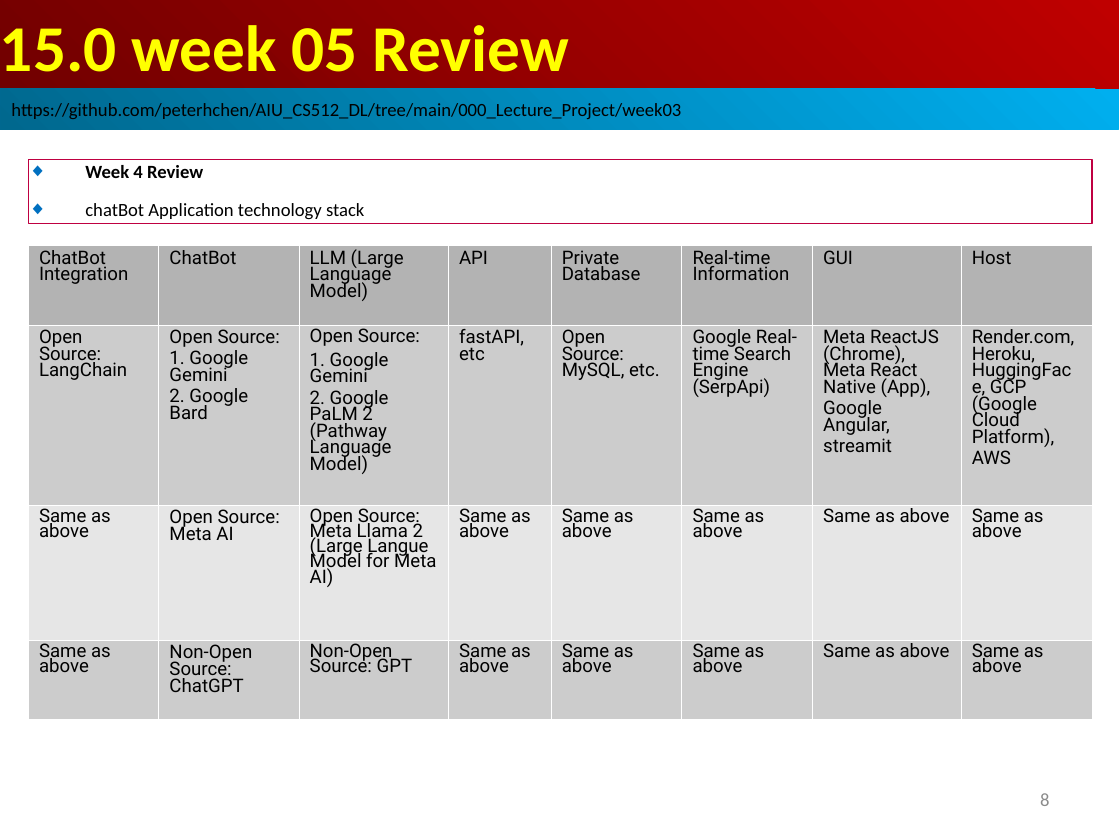
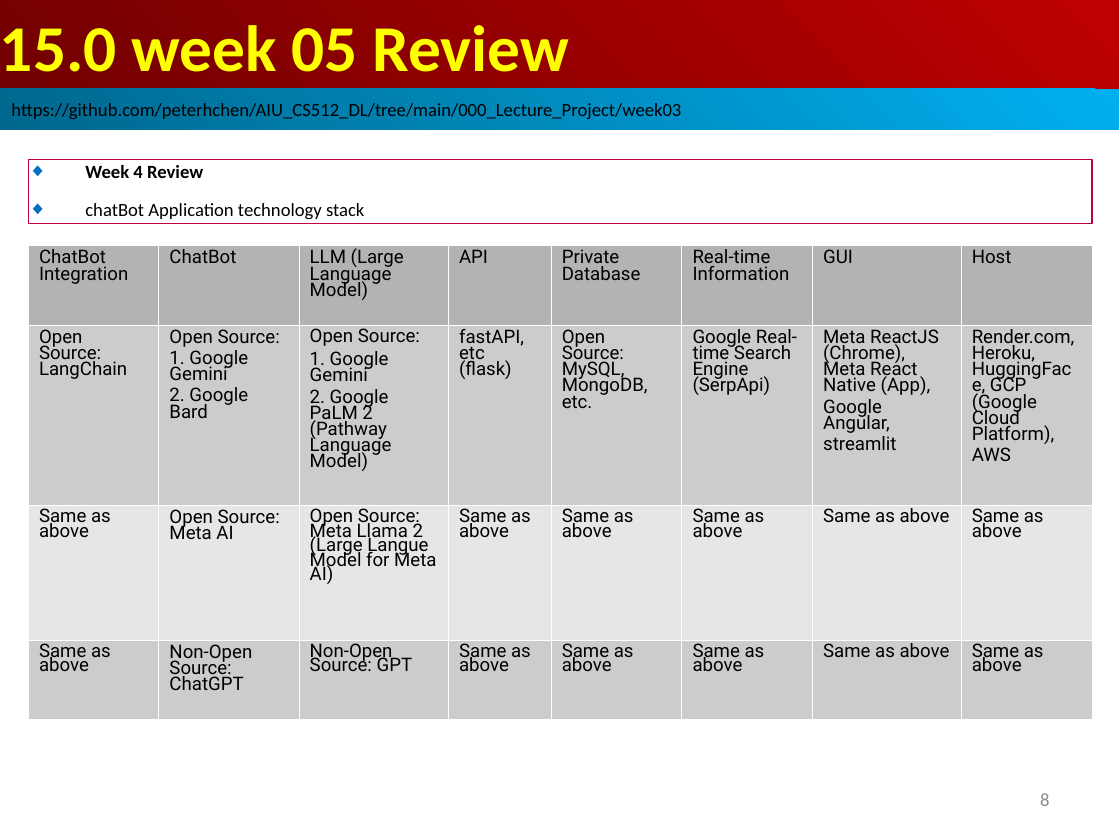
Before and after one commit to peterhchen/AIU_CS512_DL, a slide deck: slide 8 of 000_Lecture_Project/week06/01_Lecture/15.00_w05_review.ppt. Drawn at 1120x840 pixels with LibreOffice and Linux fonts; fonts in the diff are those of the drawing. Boxes give left, top, right and bottom in pixels: in the first picture for what was removed or moved away, otherwise in the second. Text is boxed around its words. In the diff, an @@ line names an element or a change of style, - is before the commit and + after.

```diff
--- a/000_Lecture_Project/week06/01_Lecture/15.00_w05_review.ppt
+++ b/000_Lecture_Project/week06/01_Lecture/15.00_w05_review.ppt
@@ table at (x1=28, y1=245, x2=1093, y2=719) @@
-row 2: Open Source: LangChain | Open Source: / 1. Google Gemini / 2. Google Bard | Open Source: / 1. Google Gemini / 2. Google PaLM 2 (Pathway Language Model) | fastAPI, etc | Open Source: MySQL, etc. | Google Real-time Search Engine (SerpApi) | Meta ReactJS (Chrome), Meta React Native (App), / Google Angular, / streamit | Render.com, Heroku, HuggingFace, GCP (Google Cloud Platform), / AWS
+row 2: Open Source: LangChain | Open Source: / 1. Google Gemini / 2. Google Bard | Open Source: / 1. Google Gemini / 2. Google PaLM 2 (Pathway Language Model) | fastAPI, etc (flask) | Open Source: MySQL, MongoDB, etc. | Google Real-time Search Engine (SerpApi) | Meta ReactJS (Chrome), Meta React Native (App), / Google Angular, / streamlit | Render.com, Heroku, HuggingFace, GCP (Google Cloud Platform), / AWS
@@ line spacing 0.76 to 0.74 @@
@@ line spacing 0.69 to 0.67 @@
```
Also in this commit, not shown: 6 other slides changed, 2 other files.
